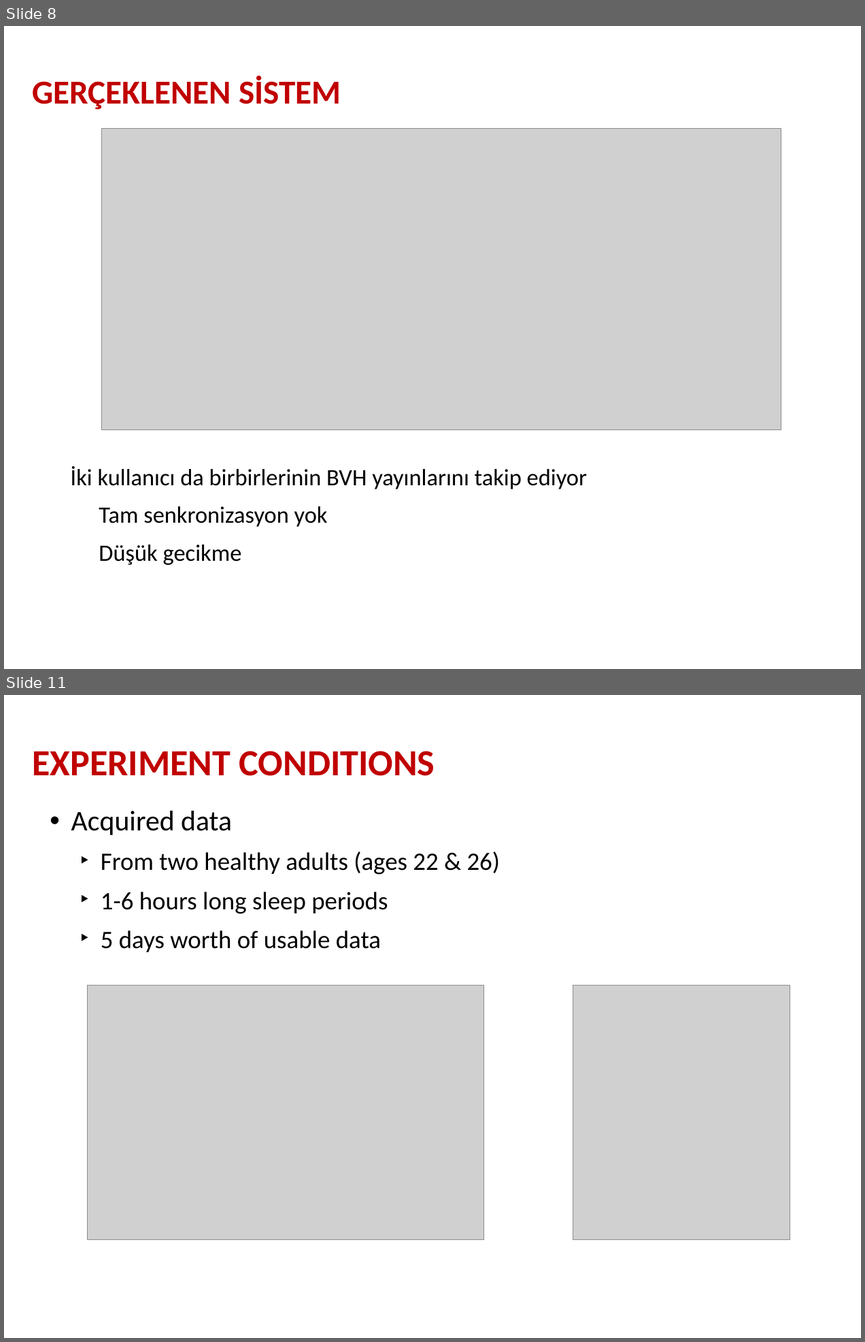
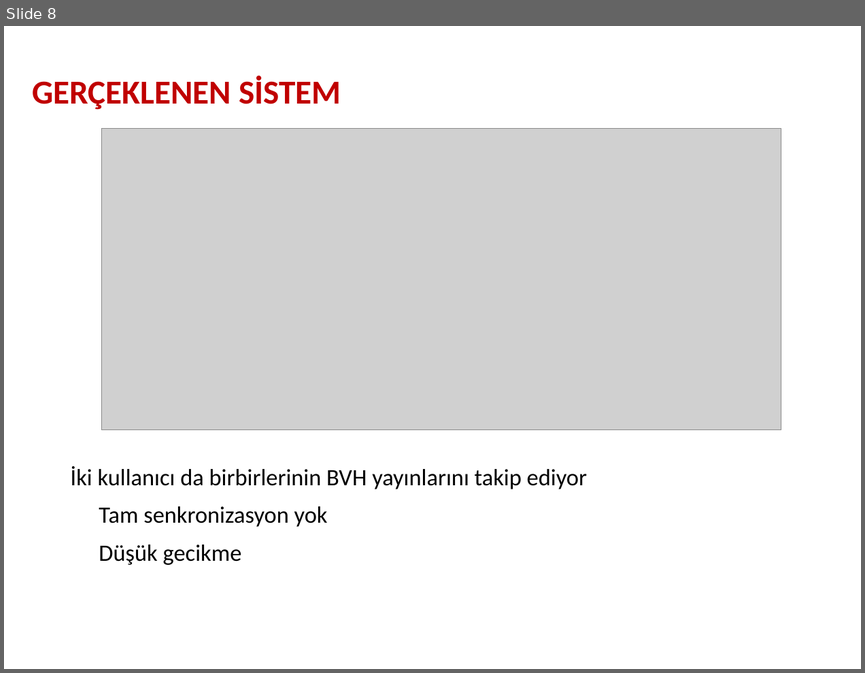
Before and after one commit to umutyazgan/unity-network-mocap, a slide deck: sunum.odp. Shown one above the other, each under a label of ours: slides 8 and 11 before the commit, slide 8 after it; the slides between them are not shown. The pictures are 865x1342 and 865x673 pixels, drawn with LibreOffice and Linux fonts; fonts in the diff are those of the drawing; grey boxes stand for pictures; background and template pictures are left out. Boxes give left, top, right and bottom in pixels: in the first picture for what was removed or moved away, otherwise in the second. Text is boxed around its words. In the diff, an @@ line names an element or a change of style, - is before the commit and + after.

```diff
--- a/sunum.odp
+++ b/sunum.odp
@@ slide 11 removed at (x1=4, y1=695, x2=861, y2=1338), background picture (left out) @@
@@ text removed at (x1=32, y1=751, x2=435, y2=776) @@
-EXPERIMENT CONDITIONS
@@ text removed at (x1=71, y1=811, x2=500, y2=952) @@
-• Acquired data
-  ‣ From two healthy adults (ages 22 & 26)
-  ‣ 1-6 hours long sleep periods
-  ‣ 5 days worth of usable data
@@ picture removed at (x1=88, y1=985, x2=484, y2=1239) @@
@@ picture removed at (x1=572, y1=985, x2=789, y2=1239) @@
```
Also in this commit, not shown: 5 slides changed, 5 slides added, 4 other slides removed.
